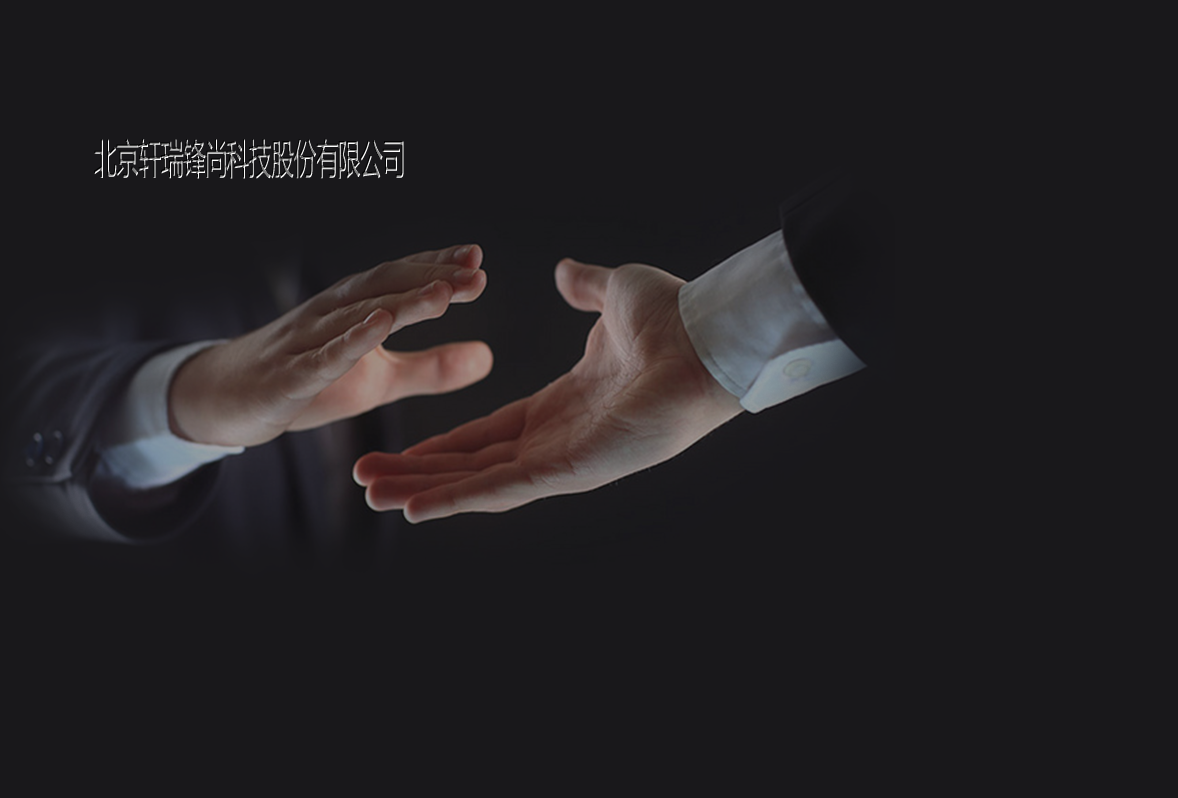
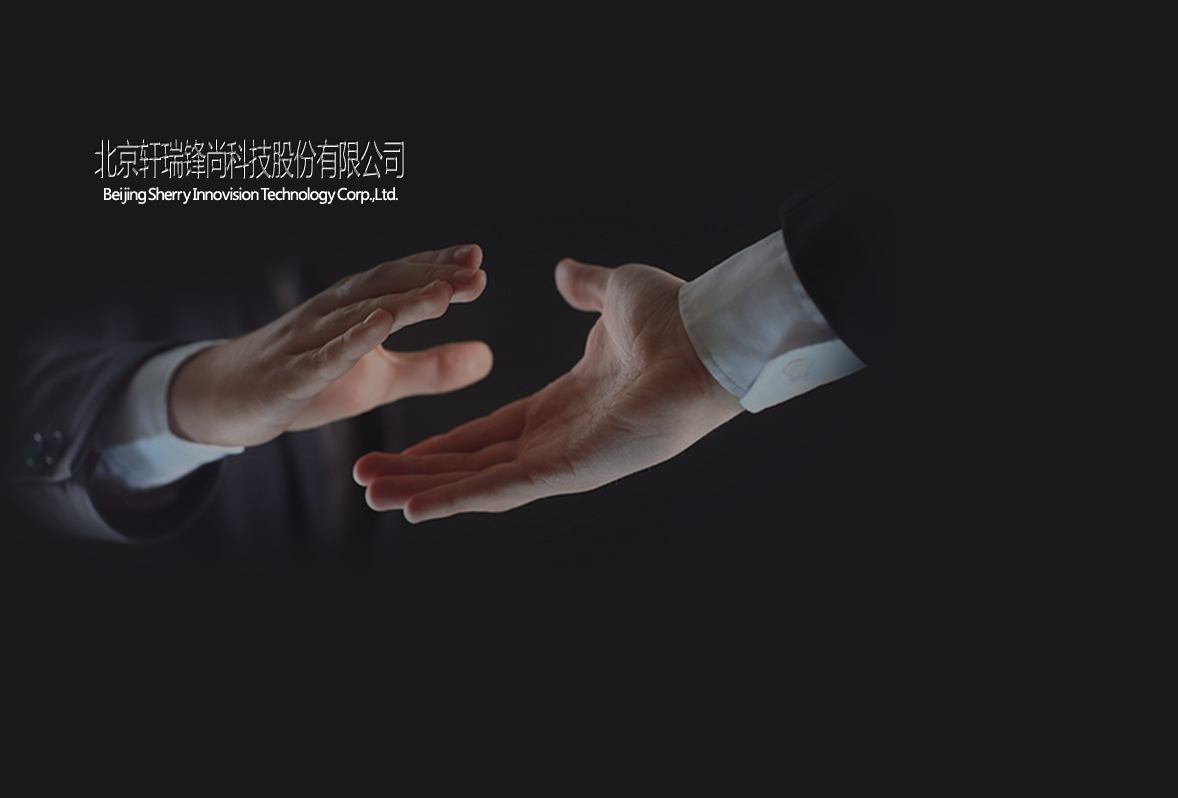
Layer changes from the first (1178, 798) image to the second:
added layer "Beijing Sherry Innovision Tech" above "北京轩瑞锋尚科技股份有限公司" over (104, 187, 398, 204)
